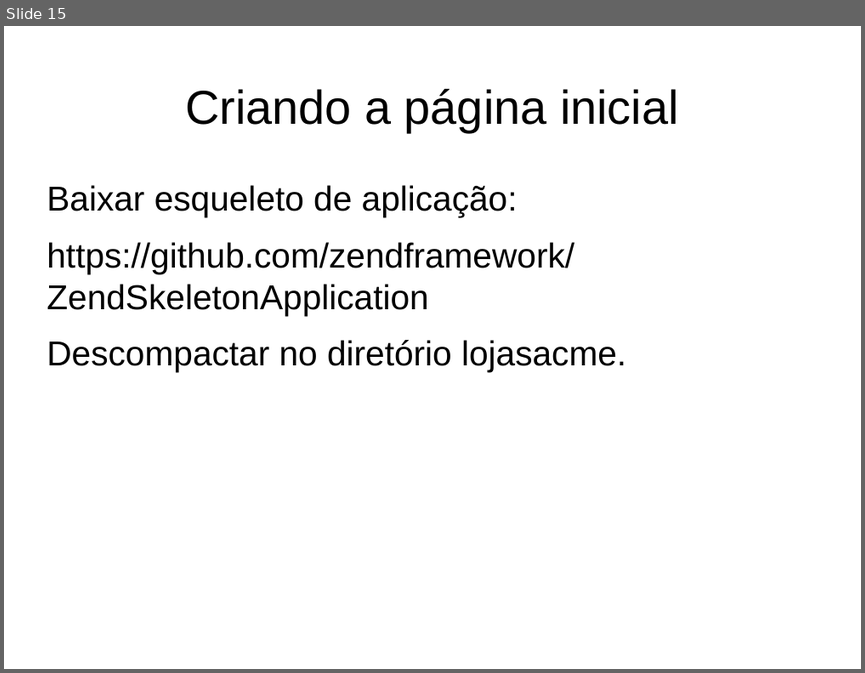
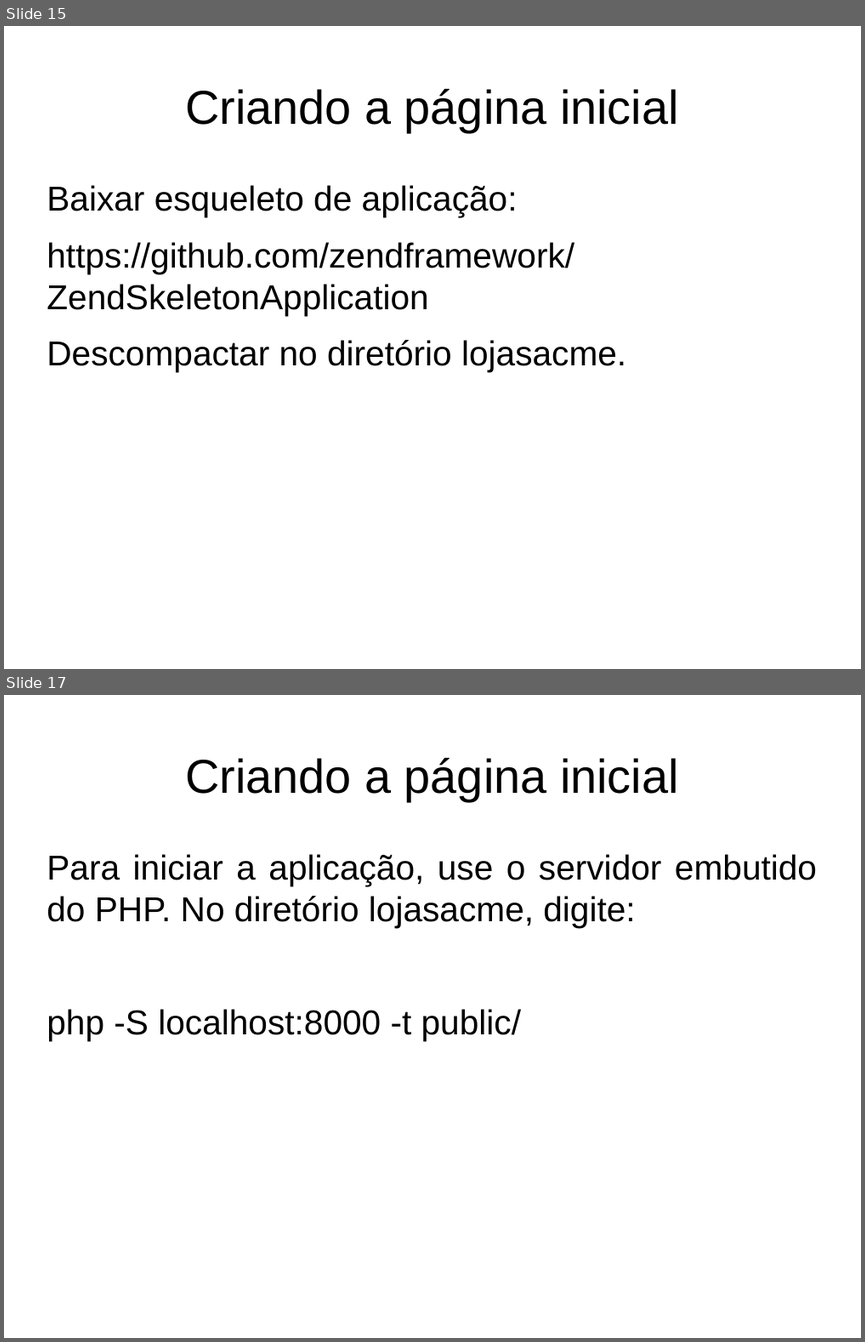
Before and after one commit to fgsl/lojasacme, a slide deck: docs/tutorial.odp. Shown one above the other, each under a label of ours: slide 15 before the commit, slides 15 and 17 after it; the slides between them are not shown. The pictures are 865x673 and 865x1342 pixels, drawn with LibreOffice and Linux fonts; fonts in the diff are those of the drawing. Boxes give left, top, right and bottom in pixels: in the first picture for what was removed or moved away, otherwise in the second. Text is boxed around its words. In the diff, an @@ line names an element or a change of style, - is before the commit and + after.

```diff
--- a/docs/tutorial.odp
+++ b/docs/tutorial.odp
@@ slide 17 added at (x1=4, y1=695, x2=861, y2=1338), background #FFFFFF @@
@@ title added at (x1=185, y1=758, x2=679, y2=801), 44 pt, text #000000 @@
+Criando a página inicial
@@ text added at (x1=46, y1=854, x2=817, y2=1041), 32 pt, text #000000 @@
+Para iniciar a aplicação, use o servidor embutido do PHP. No diretório lojasacme, digite:
+php -S localhost:8000 -t public/
```
Also in this commit, not shown: 3 other slides added, 3 other files.
